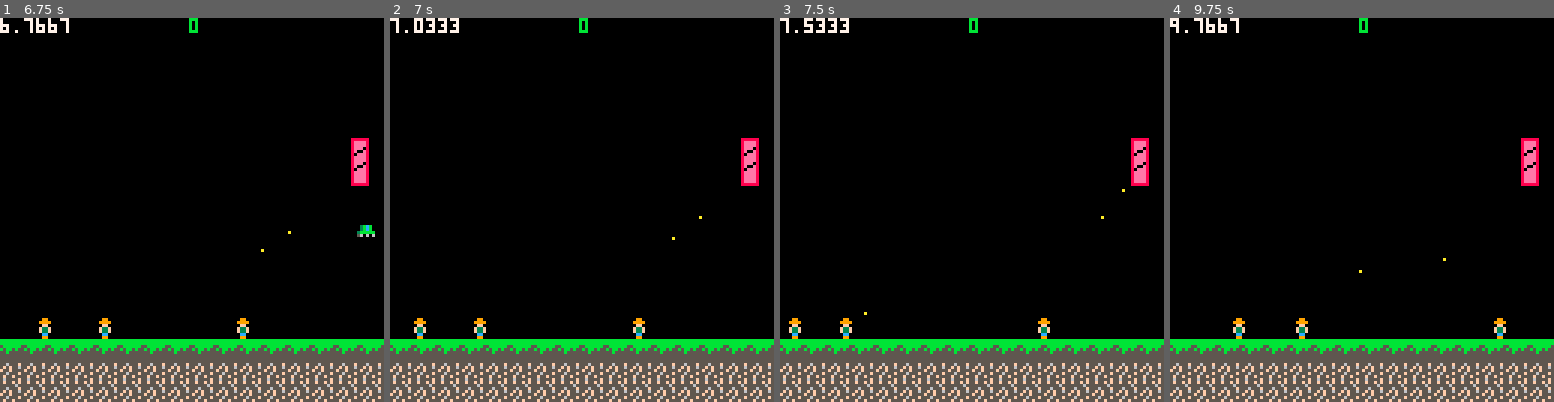
Above: before the commit, frames 1-4 (left to right).
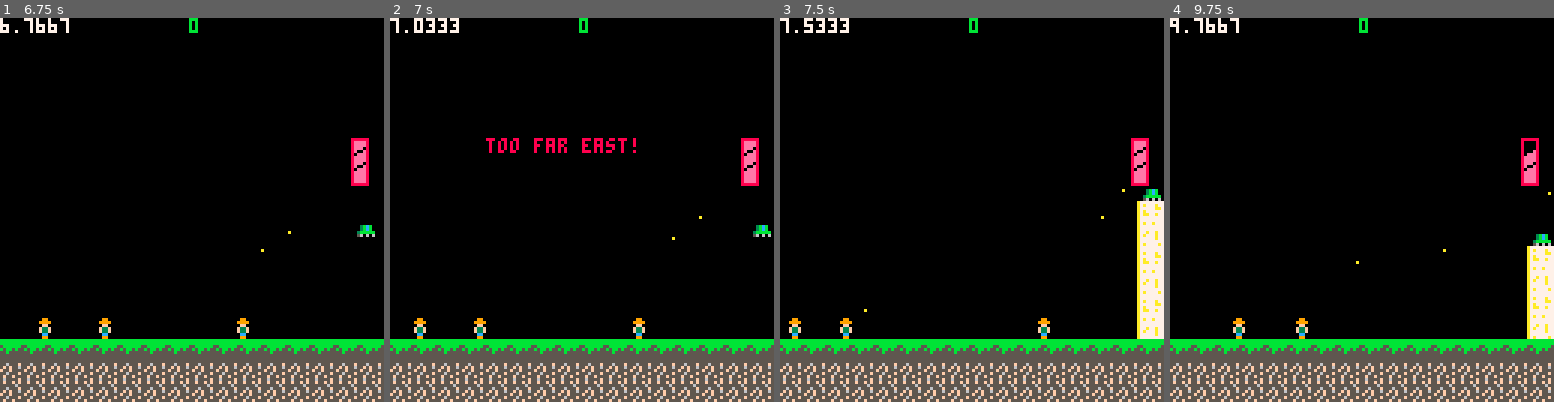
Above: after the commit, the same moments.

Repository: FethanF/Hi-steaks
Game: PICO-8 cartridge hi-steaks.p8
Two runs of this game, one before a commit and one after it. Both use one fixed random seed, a clock stepped at 60 frames per second and the inputs below.
Inputs:
- Up to frame 1 (6.75 s): tap X (X key) at 0.33, 1.07, 1.85, 2.97, 4.08, 5.2, 6.32 s; tap O (Z key) at 0.7, 1.7, 2.1, 2.5, 2.9, 3.3, 3.7, 4.1, 4.5, 4.9, 5.3, 5.7, 6.1, 6.5 s; hold Right 1.6-2.1 s; hold Up 2.15-2.42 s; hold Right 2.47-3.03 s; hold Left 3.08-3.58 s; hold Down 3.63-3.97 s; hold Right 4.02-4.68 s; hold Up 4.73-5.03 s; hold Left 5.08-5.68 s; hold Down 5.73-6.03 s; hold Right 6.08-6.58 s; hold Right from 6.63 s (still down)
- Up to frame 2 (7 s): keep holding Right; tap O (Z key) at 6.9 s
- Up to frame 3 (7.5 s): release Right at 7.13 s; hold Up 7.18-7.45 s; tap O (Z key) at 7.3 s; tap X (X key) at 7.43 s
- Up to frame 4 (9.75 s): hold Right 7.5-8.07 s; tap O (Z key) every 0.4 s from 7.7 to 9.7 s; hold Left 8.12-8.62 s; tap X (X key) at 8.55, 9.67 s; hold Down 8.67-9 s; hold Right 9.05-9.72 s

Frame 1 is identical in both runs. In frame 2, 0.7% of the frame differs, in the area x 25-100%, y 31-58%; in frame 3, 2.6%, in the area x 21-100%, y 44-84%; in frame 4, 2.0%.

Commit message:
added movement limits for all directions instead of just height

Diff:
--- a/_draw.lua
+++ b/_draw.lua
@@ -46,9 +46,24 @@
 			end
 		end
 		-- low limit warning --
-		if altitude_flag then
+		if low_flag then
 			print("too low! too low!", 32, 40, 8)
-			altitude_flag = false
+			low_flag = false
+		end
+		-- high limit warning --
+		if high_flag then
+			print("too high! too high!", 32, 40, 8)
+			high_flag = false
+		end
+		-- right limit warning --
+		if right_flag then
+			print("too far east!", 32, 40, 8)
+			right_flag = false
+		end
+		-- left limit warning --
+		if left_flag then
+			print("too far west!", 32, 40, 8)
+			left_flag = false
 		end
 		-- draw projectiles --
 		for _, projectile in ipairs(projectiles) do
--- a/_init.lua
+++ b/_init.lua
@@ -7,7 +7,16 @@
 	gametime = 0
 
 	-- flag that you cant go lower
-	altitude_flag = false
+	low_flag = false
+
+	-- flag that you cant go higher
+	high_flag = false
+
+	-- flag that you cant go more right
+	right_flag = false
+
+	-- flag that you cant go more left
+	left_flag = false
 
 	--how many cows have you sucked the spots out of
 	score = 0
--- a/_update.lua
+++ b/_update.lua
@@ -32,21 +32,36 @@
 
 	-- x movement --
 	if btn(➡️) then
-		player.x += player.speed
-		player.fx = false
+		if player.x + player.speed > RIGHT_LIMIT then
+			player.x = RIGHT_LIMIT
+			right_flag = true
+		else
+			player.x += player.speed
+			player.fx = false
+		end
 	end
 	if btn(⬅️) then
-		player.x -= player.speed
-		player.fx = true
+		if player.x - player.speed < LEFT_LIMIT then
+			player.x = LEFT_LIMIT
+			left_flag = true
+		else
+			player.x -= player.speed
+			player.fx = true
+		end
 	end
 	-- y movement --
 	if btn(⬆️) then
-		player.y -= player.speed
+		if player.y - player.speed < HIGH_LIMIT then
+			player.y = HIGH_LIMIT
+			high_flag = true
+		else
+			player.y -= player.speed
+		end
 	end
 	if btn(⬇️) then
 		if player.y + player.speed > LOW_LIMIT then
 			player.y = LOW_LIMIT
-			altitude_flag = true
+			low_flag = true
 		else
 			player.y += player.speed
 		end
--- a/constants.lua
+++ b/constants.lua
@@ -1,5 +1,8 @@
--- the lowest point the ufo can go
+-- edges of map for ufo
 LOW_LIMIT = 80
+HIGH_LIMIT = -3
+RIGHT_LIMIT = 120
+LEFT_LIMIT = -1
 
 
 --half the width of the abduction beam
